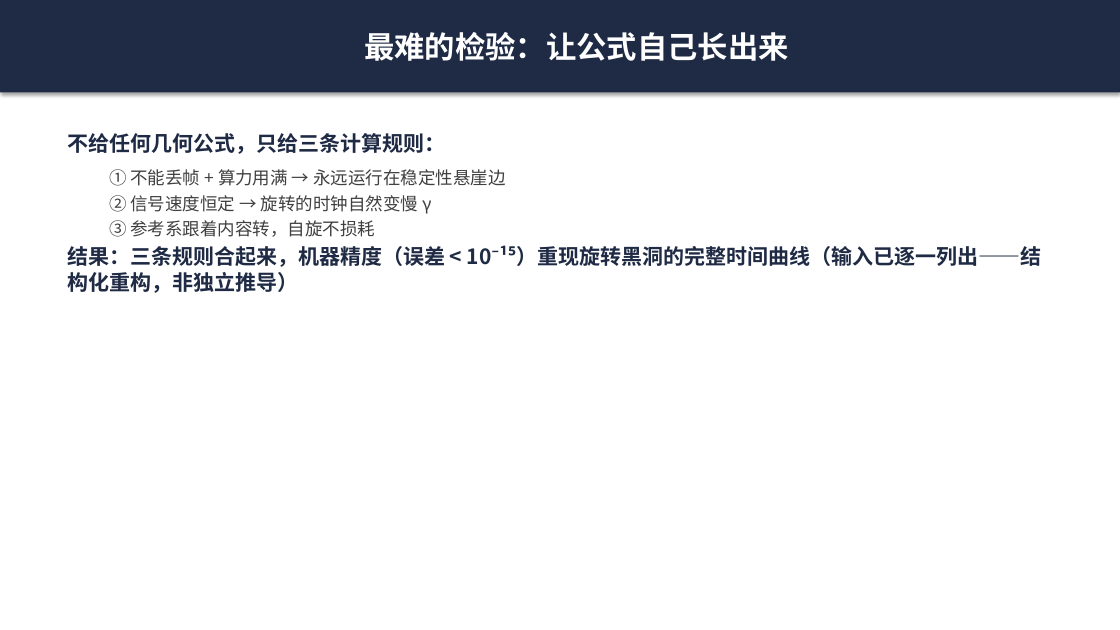
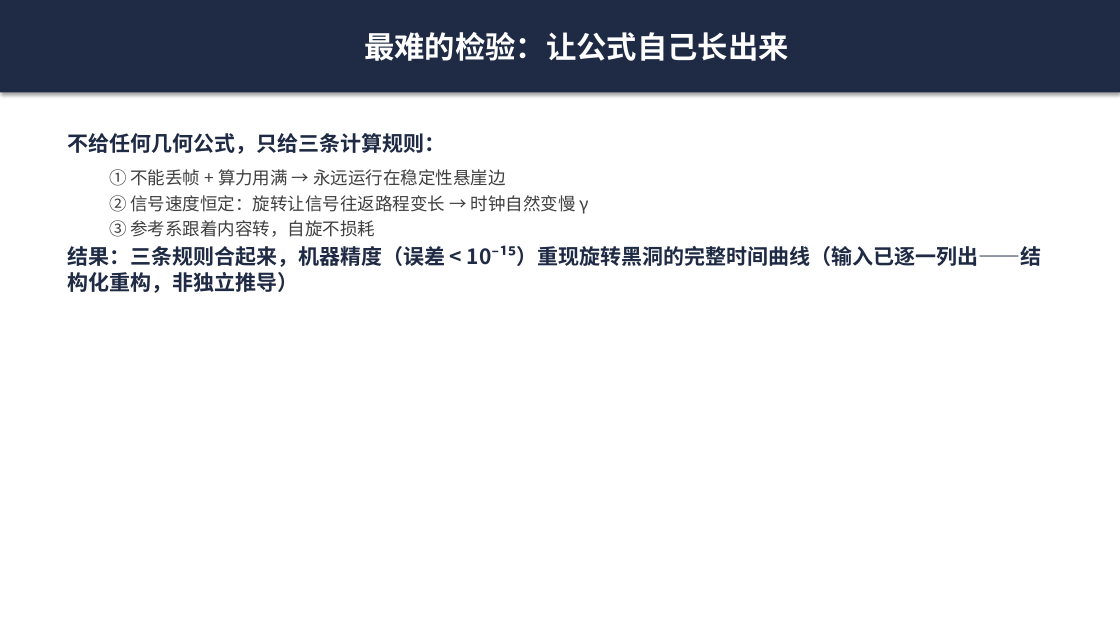
Before and after one commit to purelover/load-capacity-time-dilation, a slide deck: slide 8 of plain-language-slides.pptx. Drawn at 1120x630 pixels with LibreOffice and Linux fonts; fonts in the diff are those of the drawing. Boxes give left, top, right and bottom in pixels: in the first picture for what was removed or moved away, otherwise in the second. Text is boxed around its words. In the diff, an @@ line names an element or a change of style, - is before the commit and + after.

```diff
--- a/plain-language-slides.pptx
+++ b/plain-language-slides.pptx
@@ text at (109,195,589,214): text changed @@
-  ② 信号速度恒定 → 旋转的时钟自然变慢 γ
+  ② 信号速度恒定：旋转让信号往返路程变长 → 时钟自然变慢 γ
```
Also in this commit, not shown: 2 other slides changed, 1 other file.
